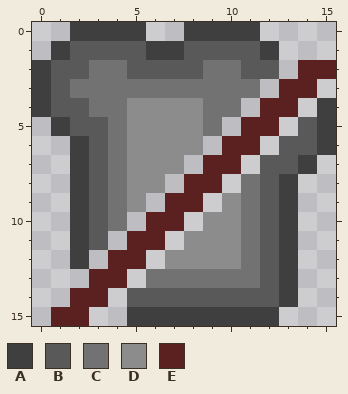
One commit to this pixel-art sprite: src/main/resources/assets/additional-armoury/textures/mob_effect/shattered.png. The first picture shows the starting point.
The file is 16x16 pixels.
Palette (. is transparent): A #3f3f3f  B #595959  C #727272  D #8c8c8c  E #5b2121
After the commit:
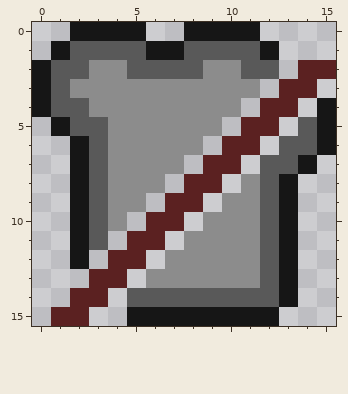
Change:
Colour A changes from #3f3f3f to #161616.
Colour C becomes colour D in row 2 at x 3 to 4 and 9 to 10; in row 3 at x 2 to 11; in row 4 at x 3 to 4 and 9 to 10; in row 5 at x 4 and 9; in rows 6 to 7 at x 4; in rows 8 to 10 at x 4 and 11.
Colour C becomes colour D in rows 11 to 12 at x 11; in row 13 at x 6 to 11.
Where, in picture pixels (left, top, right, bottom), the same in both pictures:
changed: (32, 22, 336, 326)
